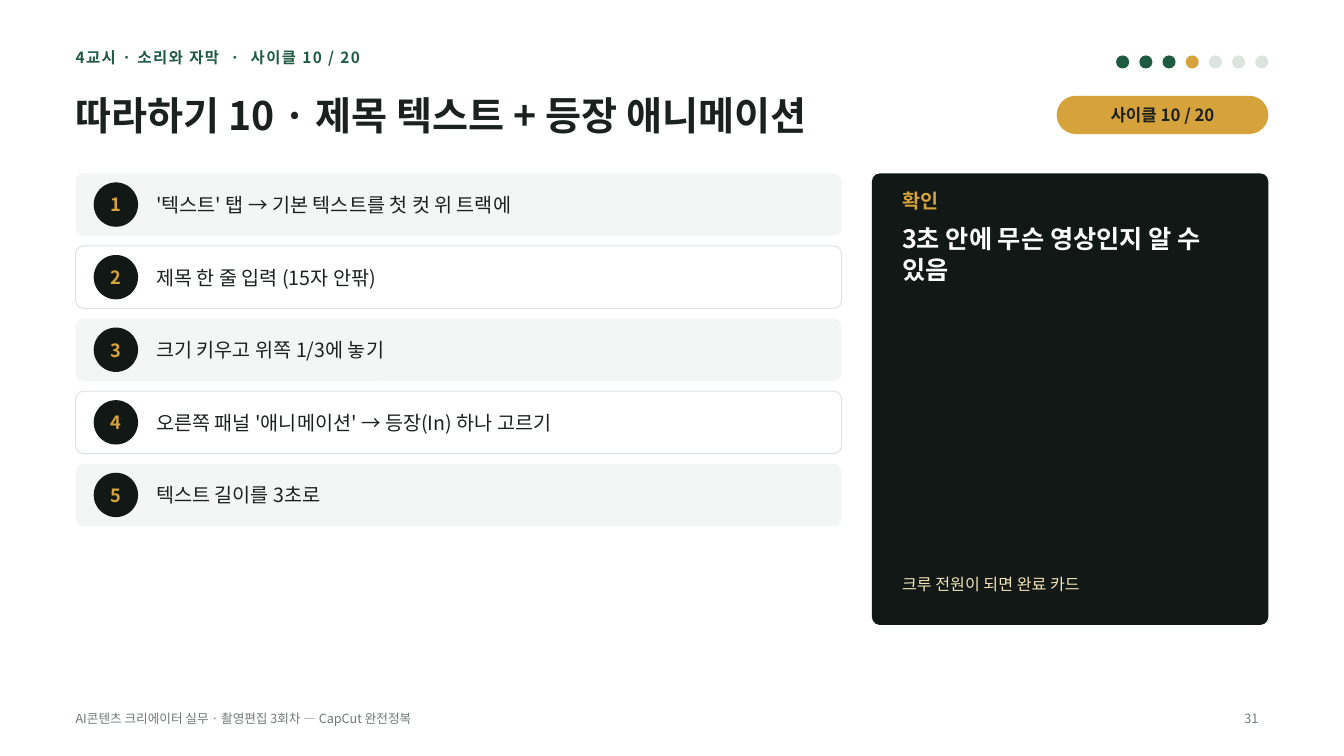
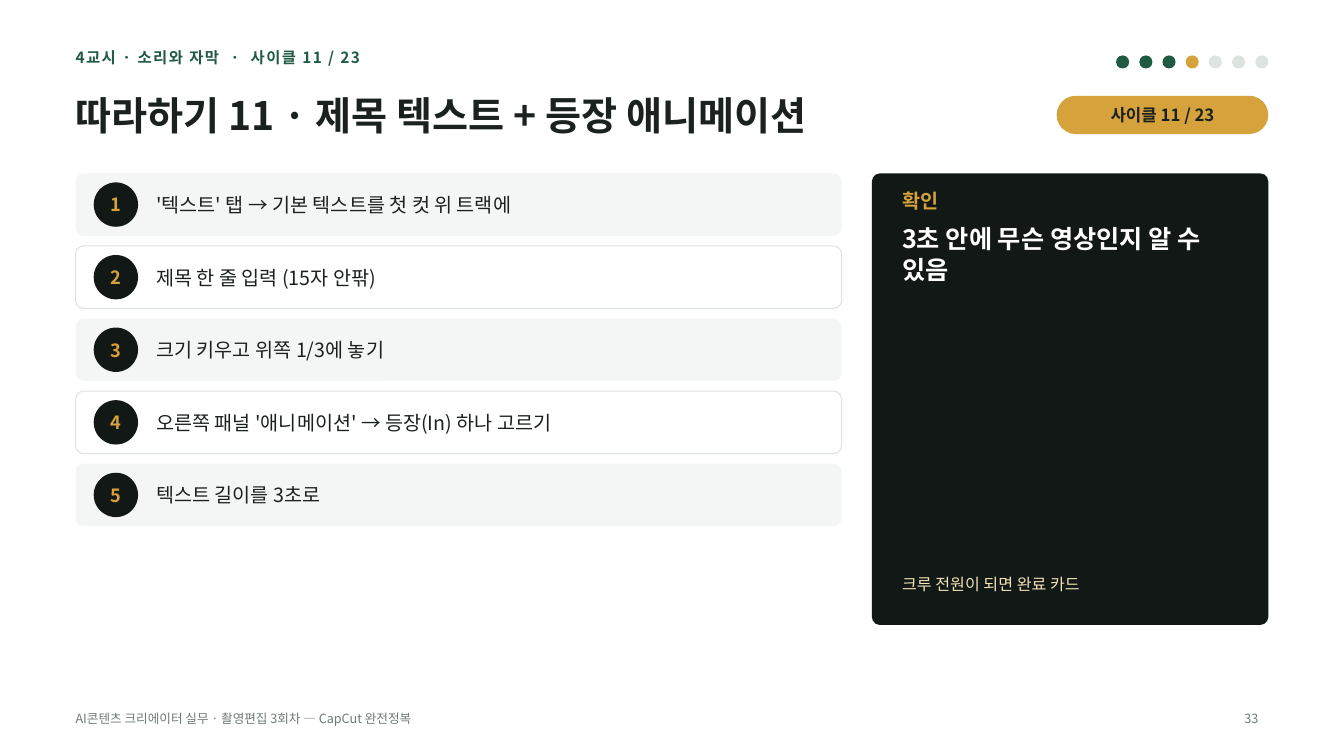
Before and after one commit to yujida/MARUBIT, a slide deck: slide 33 of lectures/03/3회차_CapCut완전정복_슬라이드.pptx (slide 31 before the commit). Drawn at 1344x756 pixels with LibreOffice and Linux fonts; fonts in the diff are those of the drawing. Boxes give left, top, right and bottom in pixels: in the first picture for what was removed or moved away, otherwise in the second. Text is boxed around its words. In the diff, an @@ line names an element or a change of style, - is before the commit and + after.

```diff
--- a/lectures/03/3회차_CapCut완전정복_슬라이드.pptx
+++ b/lectures/03/3회차_CapCut완전정복_슬라이드.pptx
@@ text at (76,50,360,65): text changed @@
-4교시 · 소리와 자막 · 사이클 10 / 20
+4교시 · 소리와 자막 · 사이클 11 / 23
@@ title at (76,97,806,134): text changed @@
-따라하기 10 · 제목 텍스트 + 등장 애니메이션
+따라하기 11 · 제목 텍스트 + 등장 애니메이션
@@ text at (1111,107,1215,123): text changed @@
-사이클 10 / 20
+사이클 11 / 23
@@ page number at (1244,713,1258,723): text changed @@
-31
+33
```
Also in this commit, not shown: 26 other slides changed, 7 slides added, 1 slide removed, 2 other files.
